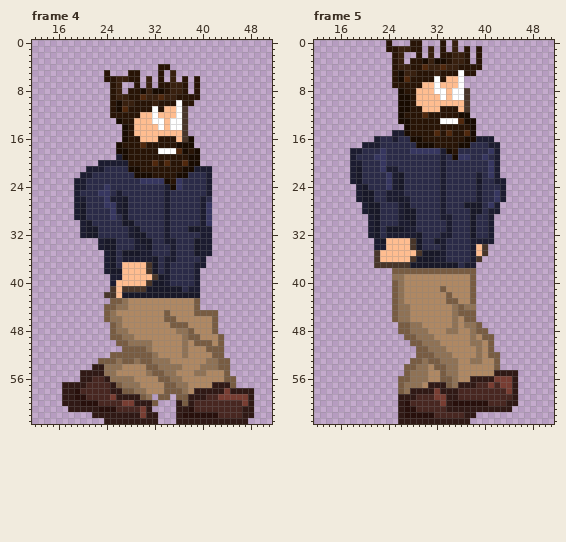
One commit to this pixel-art file: Assets/Sprites/godwalk.aseprite. The picture above is the old version.
64x64 pixels, 12 frames. Colours within 5 levels of each other are drawn and written as one. Shown: frame 4: x 12..51, y 0..63; frame 5: x 12..51, y 0..63. The commit also changed other frames, which this record leaves out.
And afterwards:
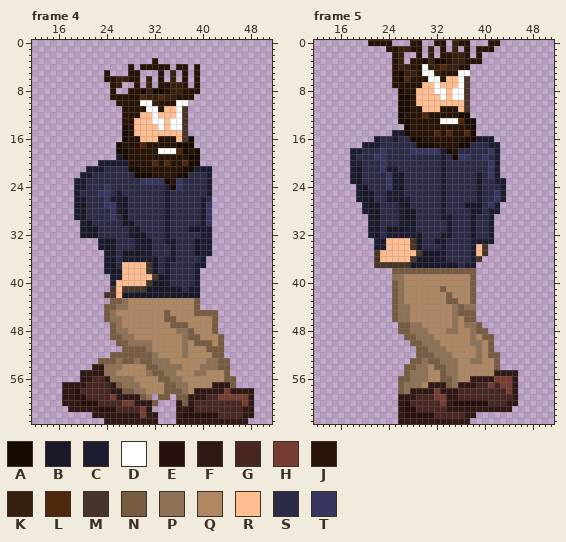
Palette (. is transparent): A #180b01  B #181828  C #1c1c30  D #ffffff  E #28100c  F #301915  G #482721  H #783d32  J #281406  K #38200f  L #50280d  M #483529  N #785c42  P #8f7255  Q #af8863  R #ffbd90  S #2b2b48  T #363660
Edits made:
Frame 4:
The edit turns colour J into colour D in row 10 at x 30 to 31 and 37; in row 11 at x 31.
There is now colour J in row 3 at x 32; in row 4 at x 28, 30 to 32, 36 to 37 and 39; in row 5 at x 37 and 39; in row 8 at x 38.
The edit turns colour A into colour J in row 10 at x 26.
The edit turns colour K into colour J in row 9 at x 26 to 27; in row 10 at x 27 to 28.
The edit turns colour L into colour J in row 11 at x 27.
The edit erases colour A in row 11 at x 26; in row 13 at x 26.
The edit erases colour J in row 9 at x 39; in row 10 at x 25 and 38; in row 11 at x 25; in row 12 at x 25 to 26.
The edit erases colour K in row 8 at x 26.
Frame 5:
The edit turns colour J into colour D in row 5 at x 30 to 31 and 37; in row 6 at x 31.
The edit turns colour L into colour D in row 4 at x 30.
There is now colour J in row 0 at x 21 to 23, 32, 36 to 37 and 41 to 42; in row 1 at x 40 to 41; in row 3 at x 38.
There is now colour M in rows 6 to 7 at x 37.
The edit erases colour J in row 4 at x 38 to 39; in row 5 at x 38.
